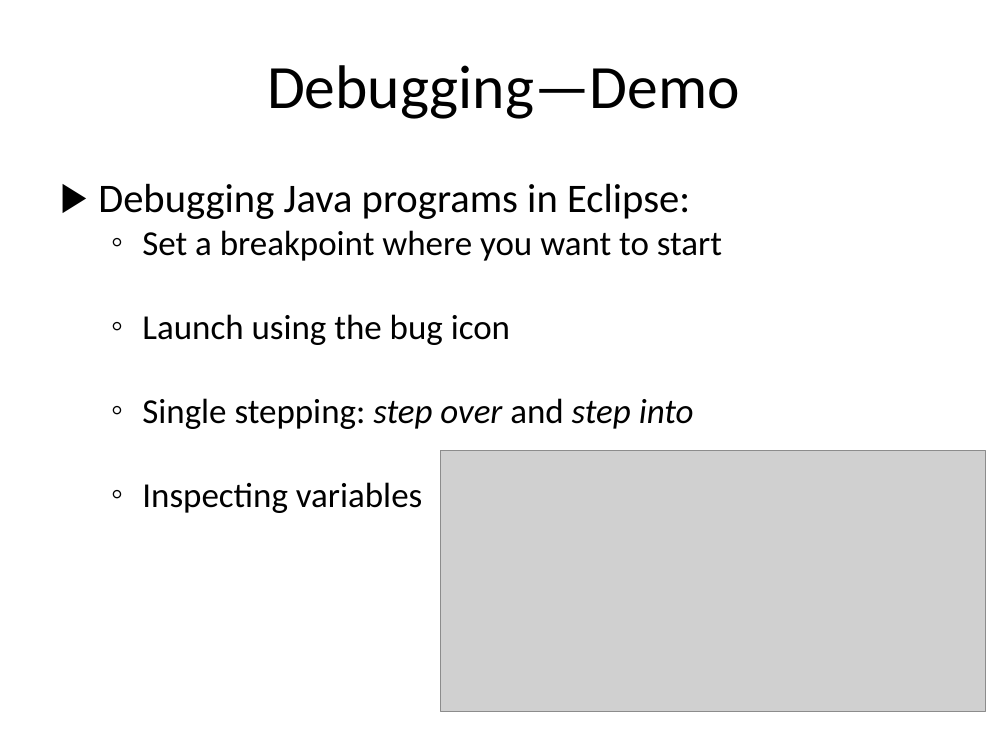
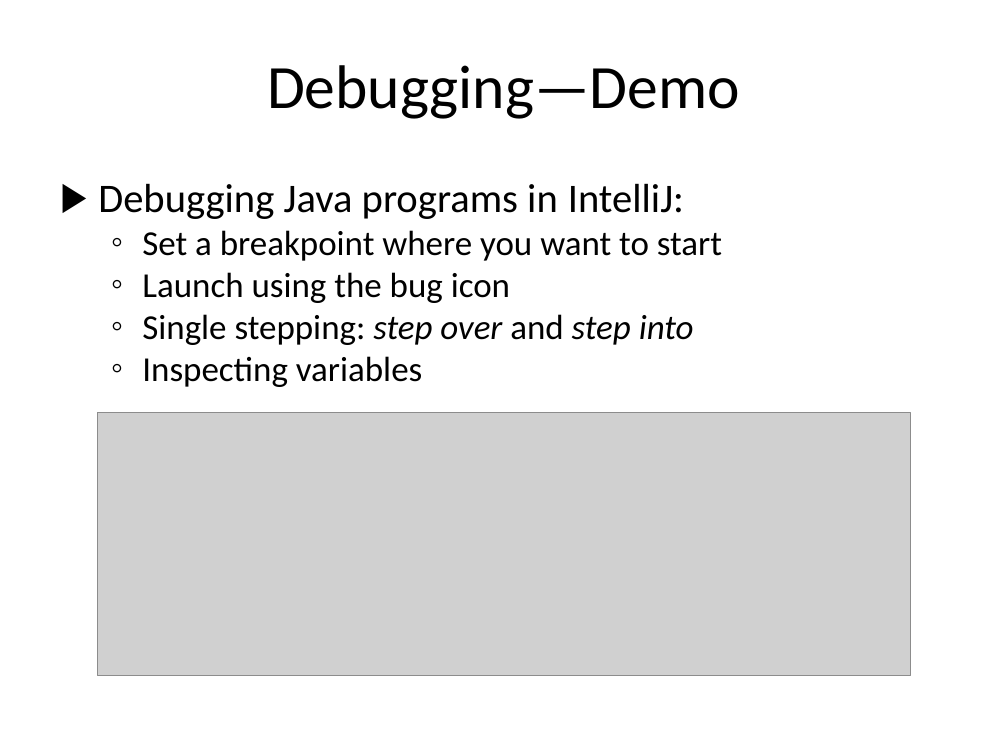
Before and after one commit to RHIT-CSSE/csse220, a slide deck: slide 7 of ClassMaterials/MapsAndObjectIntro/Slides/Part5-UsingDebugger.pptx (slide 9 before the commit). Drawn at 1008x756 pixels with LibreOffice and Linux fonts; fonts in the diff are those of the drawing; grey boxes stand for pictures. Boxes give left, top, right and bottom in pixels: in the first picture for what was removed or moved away, otherwise in the second. Text is boxed around its words. In the diff, an @@ line names an element or a change of style, - is before the commit and + after.

Commit message:
Update MapsAndObjectIntro slides for IntelliJ

```diff
--- a/ClassMaterials/MapsAndObjectIntro/Slides/Part5-UsingDebugger.pptx
+++ b/ClassMaterials/MapsAndObjectIntro/Slides/Part5-UsingDebugger.pptx
@@ text at <box>98,183,684,219</box>: text changed @@
-▶ Debugging Java programs in Eclipse:
+▶ Debugging Java programs in IntelliJ:
@@ picture added at <box>97,413,910,675</box> @@
@@ picture removed at <box>440,451,986,712</box> @@
```
Also in this commit, not shown: 6 other slides changed, 4 slides removed, 3 other files.
